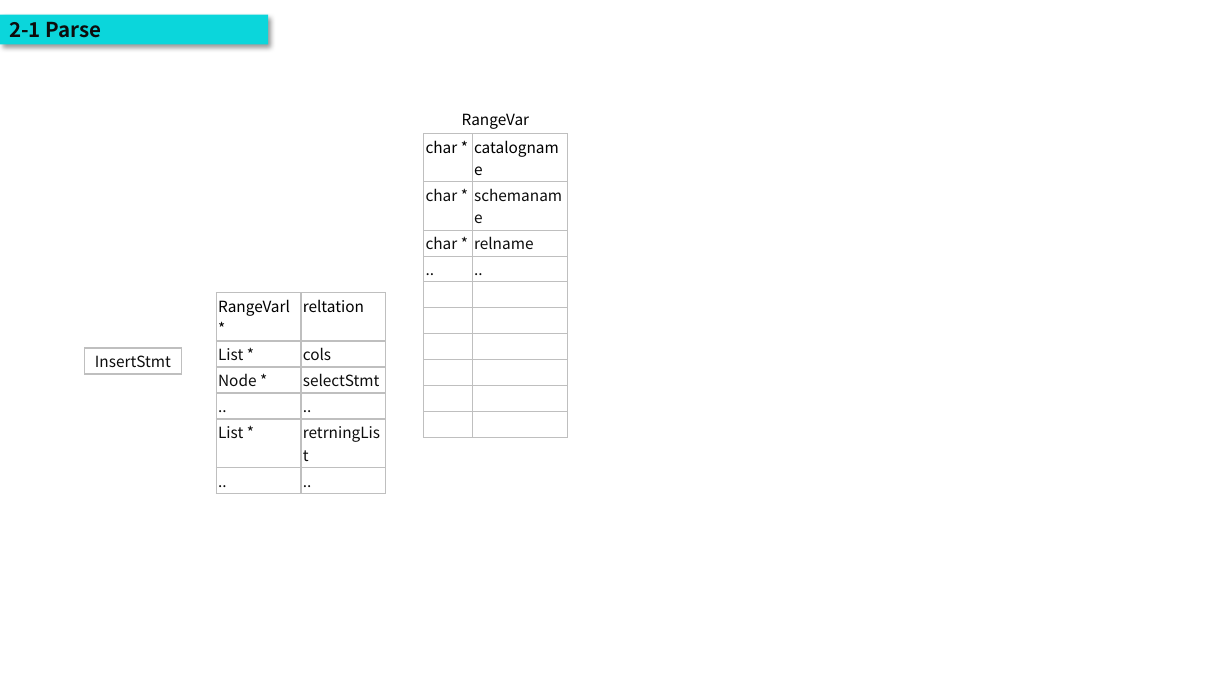
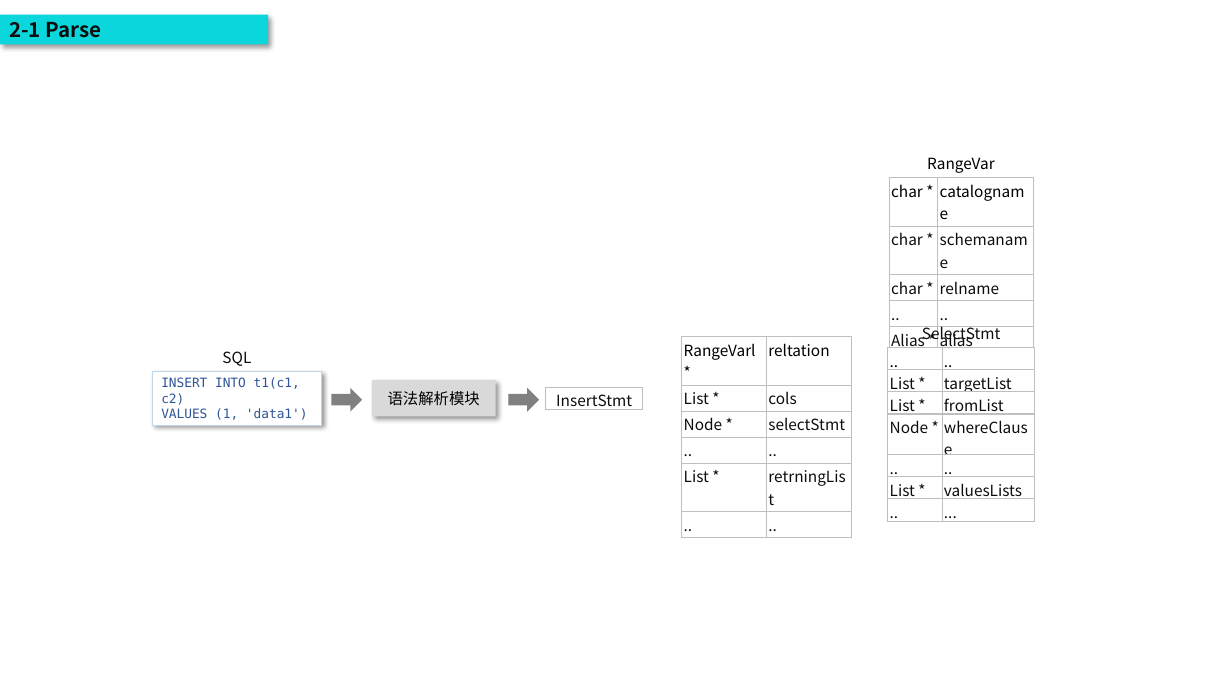
Before and after one commit to poorkk/lorand, a slide deck: slide 6 of source/doc/数据库安全.pptx. Drawn at 1232x693 pixels with LibreOffice and Linux fonts; fonts in the diff are those of the drawing. Boxes give left, top, right and bottom in pixels: in the first picture for what was removed or moved away, otherwise in the second. Text is boxed around its words. In the diff, an @@ line names an element or a change of style, - is before the commit and + after.

```diff
--- a/source/doc/数据库安全.pptx
+++ b/source/doc/数据库安全.pptx
@@ table: place and size @@
-table at (424, 134, 568, 267)
+table at (889, 177, 1033, 352)
@@ text "RangeVar": place and size @@
-text "RangeVar" at (462, 113, 530, 129)
+text "RangeVar" at (927, 157, 995, 173)
@@ table removed at (424, 282, 568, 415), 6 rows, 2 columns @@
- | 
- | 
- | 
- | 
- | 
- | 
@@ text added at (922, 324, 1001, 344), 12 pt, text #0D0D0D @@
+SelectStmt
@@ text added at (222, 351, 251, 366), 12 pt, text #0D0D0D @@
+SQL
@@ table: place and size @@
-table at (216, 293, 386, 442)
+table at (682, 337, 852, 486)
@@ table added at (888, 348, 1035, 503), 7 rows, 2 columns @@
+.. | ..
+List * | targetList
+List * | fromList
+Node * | whereClause
+.. | ..
+List * | valuesLists
+.. | ...
@@ rectangle added at (152, 372, 322, 425), fill #FFFFFF, outline #BDD7EE 0.5 pt, 10 pt, text #2F5597 @@
+INSERT INTO t1(c1, c2)
+VALUES (1, 'data1')
@@ right arrow added at (332, 389, 361, 409), fill #808080, outline #808080 1 pt @@
@@ rectangle added at (372, 380, 495, 416), fill #D9D9D9, 12 pt, text #000000 @@
+语法解析模块
@@ right arrow added at (509, 389, 539, 409), fill #808080, outline #808080 1 pt @@
@@ table: place and size @@
-table at (85, 348, 182, 371)
+table at (546, 387, 643, 414)
```
Also in this commit, not shown: 1 other slide changed, 3 slides added.
